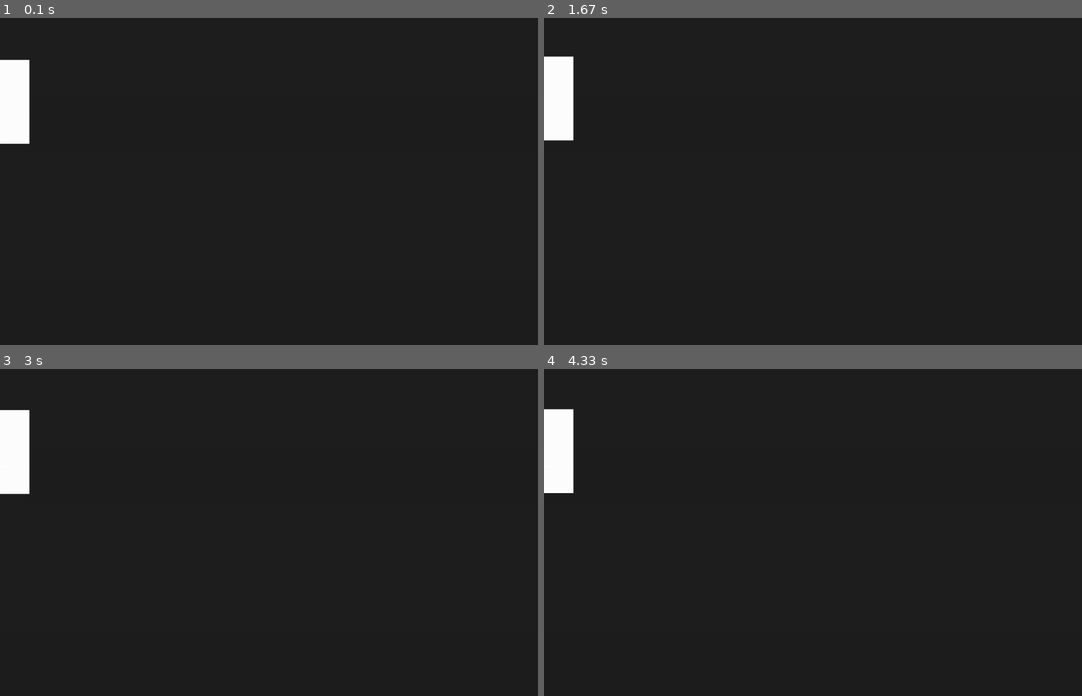
Above: before the commit, frames 1-4 (two rows, left to right).
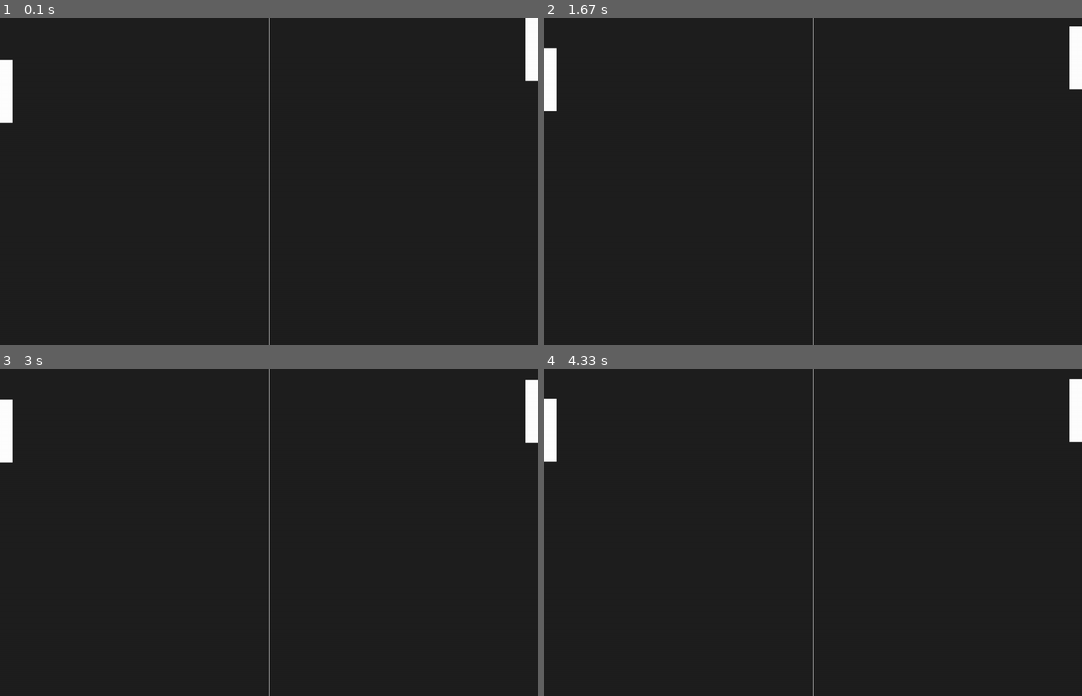
Above: after the commit, the same moments.

Repository: sshiple/Pong-Project
Game: pygame game, started from pong.py
Same seed, same stepped clock (60 frames per second), same inputs: the game is played once before the commit and once after it.
Inputs:
- Up to frame 1 (0.1 s): no input
- Up to frame 2 (1.67 s): hold W 0.33-0.8 s; hold Up 0.33-0.8 s; hold Down from 1.33 s (still down)
- Up to frame 3 (3 s): release Down at 1.8 s; hold Up 1.83-2.2 s; hold Down 2.23-2.6 s; tap S at 2.63 s; hold Up from 2.97 s (still down); hold W from 2.97 s (still down)
- Up to frame 4 (4.33 s): release Up at 3.27 s; release W at 3.27 s; hold Down 3.3-3.6 s; hold S 3.3-3.6 s; hold Up 3.63-4 s; hold W 3.63-4 s; hold Down from 4.03 s (still down); hold S from 4.03 s (still down)

The runs differ from the first frame. In frame 1, 1.5% of the frame differs, in the area x 0-100%, y 0-100%; in frame 2, 1.7%; in frame 3, 1.7%; in frame 4, 1.7%.

Commit message:
Add files via upload
Was previously pong_03.py.

Diff:
--- a/pong.py
+++ b/pong.py
@@ -16,18 +16,20 @@
 
 pygame.init()
 
-# this is the creation of the screen
+# this is the creation of the screen that the game is
 
 screenSize = screenHeight, screenWidth = 1280, 780
 surface = pygame.display.set_mode(screenSize)
 pygame.display.set_caption("Pong")
 
-
+#these are the colors
 bg_color = pygame.Color('grey12')
 wht_color = (255, 255, 255)
 
+# HANDLE 1 CREATION = = = = = = = = = = = = = = = = = = = =
+
 rectColor = wht_color #sets the rectangle color
-rectSize = rectWidth, rectHeight = 70, 200 # sets size of the square to 100x100
+rectSize = rectWidth, rectHeight = 30, 150 # sets size of the square to 100x100
 rectPos = rectX, rectY = 0, 100 #sets the position of the square within the
 # display
 
@@ -35,18 +37,30 @@
 # I found out its the speed that the square moves when the controls are pressed
 # the lower the number the slower it goes and vice versa
 
-gameRect = pygame.Rect(rectX, rectY, rectWidth, rectHeight)
+player = pygame.Rect(rectX, rectY, rectWidth, rectHeight)
+
+# HANDLE 2 CREATION = = = = = = = = = = = = = = = = = = = =
+
+rect_twoPos = rect_twoX, rect_twoY = 1280, 0
+
+player_two = pygame.Rect(rect_twoX, rect_twoY, rectWidth, rectHeight)
+
+# MOVEMENT FOR PLAYER ONE
+def move_rect(player):
+    keys = pygame.key.get_pressed()
+    if keys[pygame.K_UP]:
+        player_two.move_ip(0, -rectSpeed)
+    if keys[pygame.K_DOWN]:
+        player_two.move_ip(0, rectSpeed)
 
 
-
-def move_rect(gameRect):
-    keys = pygame.key.get_pressed()
-    if keys[pygame.K_UP]:
-        gameRect.move_ip(0, -rectSpeed)
-    if keys[pygame.K_DOWN]:
-        gameRect.move_ip(0, rectSpeed)
-
-
+# MOVEMENT FOR PLAYER TWO
+def move_rectTwo(player_two):
+    key = pygame.key.get_pressed()
+    if key[pygame.K_w]:
+        player.move_ip(0, -rectSpeed)
+    if key[pygame.K_s]:
+        player.move_ip(-0, rectSpeed)
 
 
 #game loop
@@ -59,12 +73,19 @@
             sys.exit()
 
 
-    move_rect(gameRect)
+    move_rect(player)
+    move_rectTwo(player_two)
 
     surface.fill(bg_color)
 
-    gameRect.clamp_ip(surface.get_rect())
+    player.clamp_ip(surface.get_rect())
+    player_two.clamp_ip(surface.get_rect())
 
-    pygame.draw.rect(surface, rectColor, gameRect)
+    pygame.draw.rect(surface, rectColor, player)
+    pygame.draw.rect(surface, rectColor, player_two)
+
+    pygame.draw.aaline(surface, wht_color, (screenHeight / 2, 0), (screenHeight / 2, screenWidth))
+
+    # pygame.draw.rect(surface, rectColor, gameRect_2)
 
     pygame.display.update()
